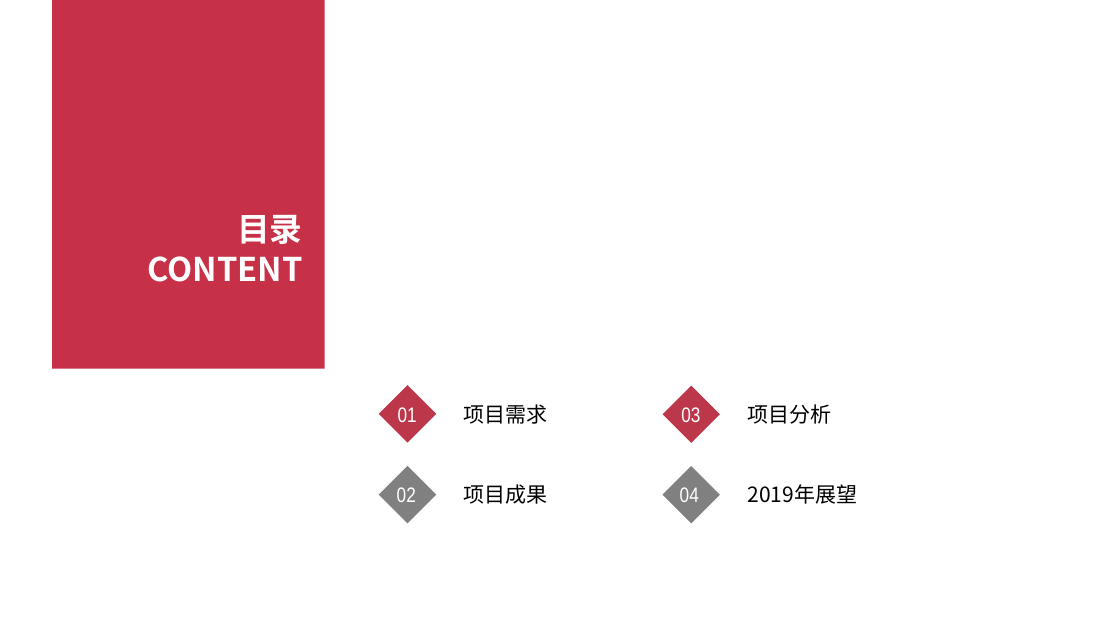
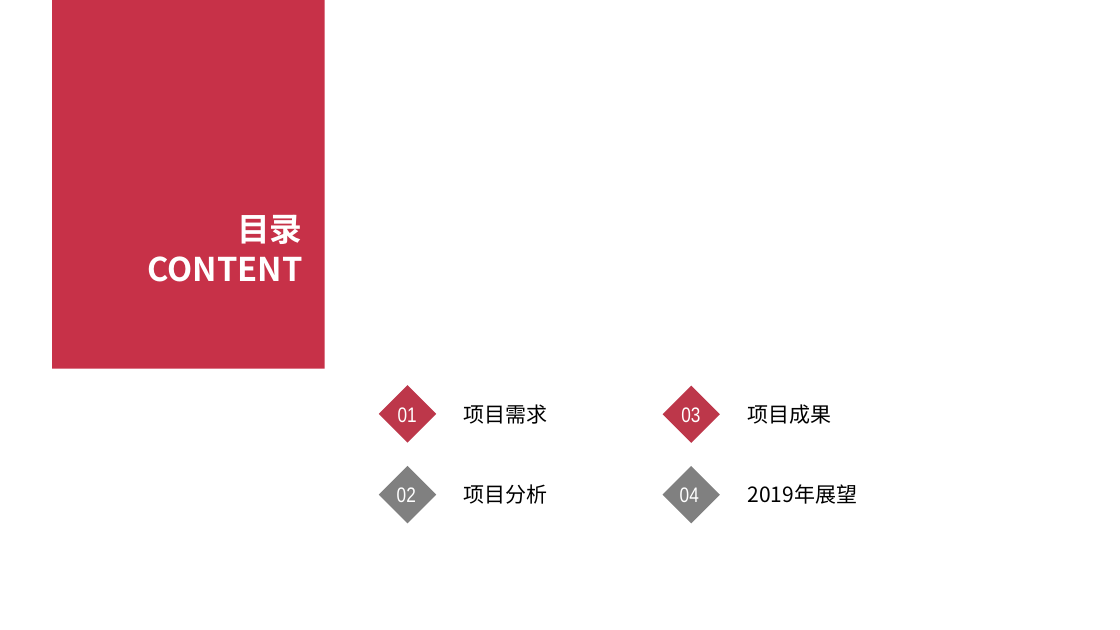
Before and after one commit to GuoXinjian/Python, a slide deck: slide 2 of KTS结案_V0.1.pptx. Drawn at 1120x630 pixels with LibreOffice and Linux fonts; fonts in the diff are those of the drawing; background and template pictures are left out. Boxes give left, top, right and bottom in pixels: in the first picture for what was removed or moved away, otherwise in the second. Text is boxed around its words. In the diff, an @@ line names an element or a change of style, - is before the commit and + after.

Commit message:
111

```diff
--- a/KTS结案_V0.1.pptx
+++ b/KTS结案_V0.1.pptx
@@ text at box(747, 404, 831, 424): text changed @@
-项目分析
+项目成果
@@ text at box(464, 484, 548, 504): text changed @@
-项目成果
+项目分析
```
Also in this commit, not shown: 1 other slide changed, 1 slide removed.
